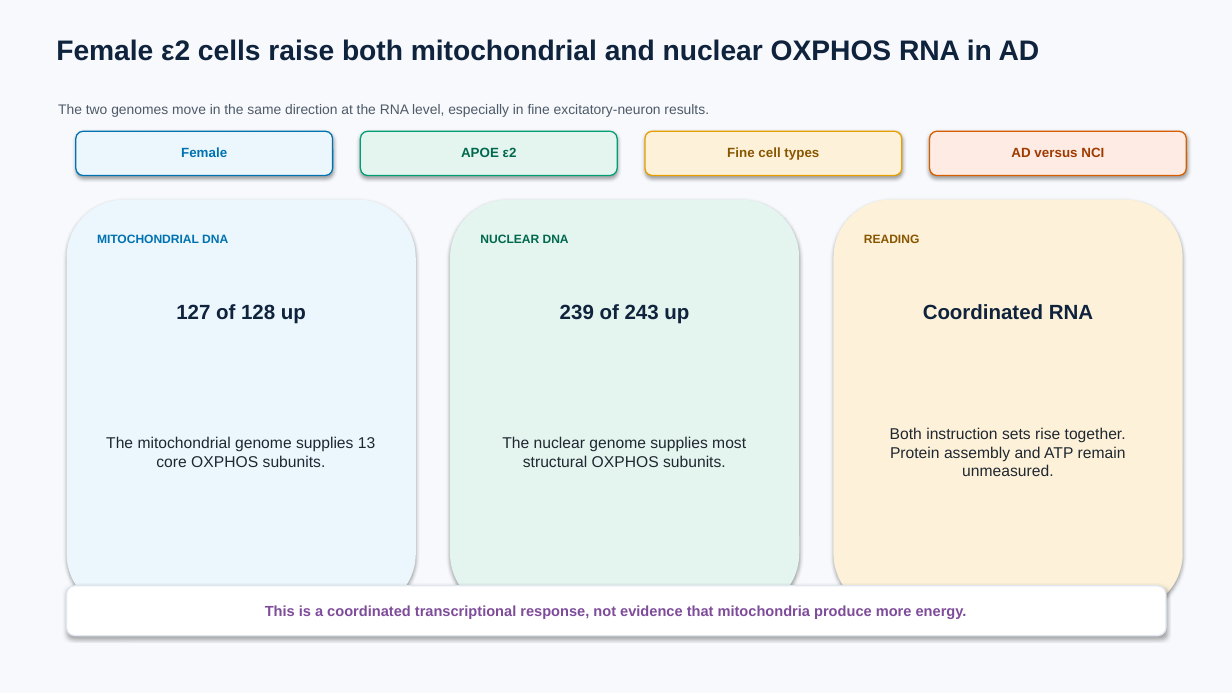
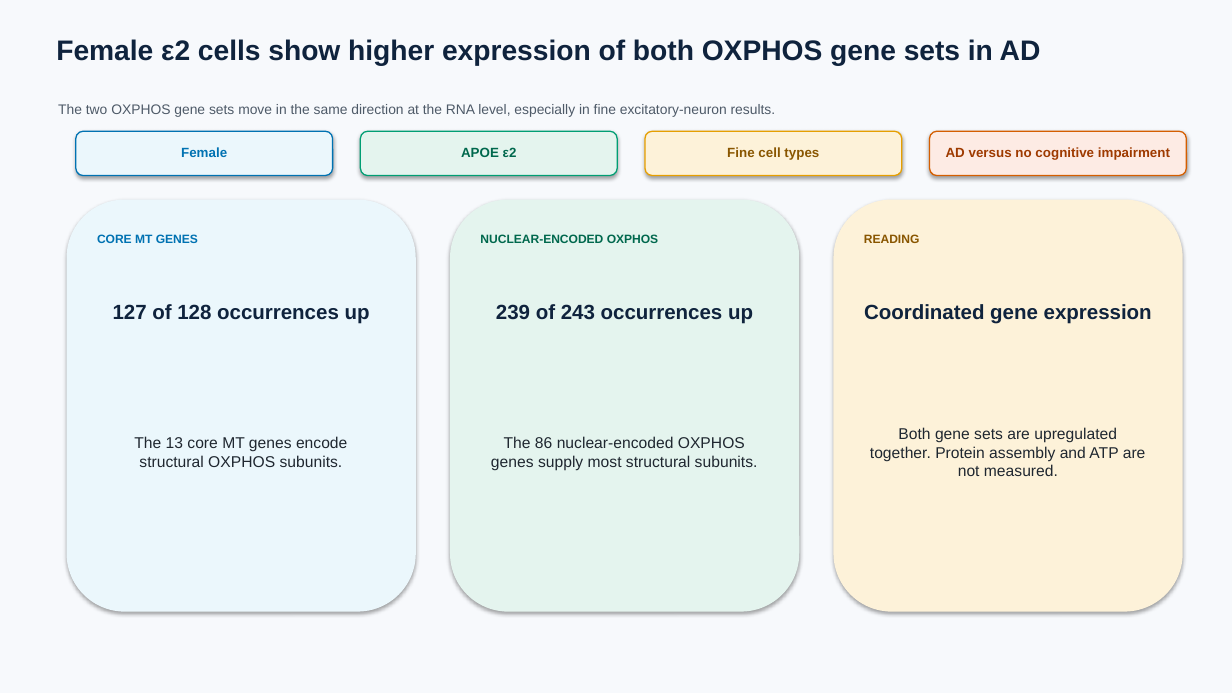
Before and after one commit to ericzhuang2010/alzheimer, a slide deck: slide 61 of docs/presentations/09162026/09162026_sex_apoe_kda_fine_broad.pptx (slide 57 before the commit). Drawn at 1232x693 pixels with LibreOffice and Linux fonts; fonts in the diff are those of the drawing. Boxes give left, top, right and bottom in pixels: in the first picture for what was removed or moved away, otherwise in the second. Text is boxed around its words. In the diff, an @@ line names an element or a change of style, - is before the commit and + after.

Commit message:
update slides

```diff
--- a/docs/presentations/09162026/09162026_sex_apoe_kda_fine_broad.pptx
+++ b/docs/presentations/09162026/09162026_sex_apoe_kda_fine_broad.pptx
@@ text at (x1=56, y1=39, x2=1041, y2=66): text changed @@
-Female ε2 cells raise both mitochondrial and nuclear OXPHOS RNA in AD
+Female ε2 cells show higher expression of both OXPHOS gene sets in AD
@@ text at (x1=58, y1=104, x2=776, y2=117): text changed @@
-The two genomes move in the same direction at the RNA level, especially in fine excitatory-neuron results.
+The two OXPHOS gene sets move in the same direction at the RNA level, especially in fine excitatory-neuron results.
@@ text at (x1=946, y1=147, x2=1170, y2=160): text changed @@
-AD versus NCI
+AD versus no cognitive impairment
@@ text at (x1=97, y1=234, x2=198, y2=246): text changed @@
-MITOCHONDRIAL DNA
+CORE MT GENES
@@ text at (x1=480, y1=234, x2=658, y2=243): text changed @@
-NUCLEAR DNA
+NUCLEAR-ENCODED OXPHOS
@@ text at (x1=113, y1=304, x2=370, y2=324): text changed @@
-127 of 128 up
+127 of 128 occurrences up
@@ text at (x1=496, y1=304, x2=753, y2=324): text changed @@
-239 of 243 up
+239 of 243 occurrences up
@@ text at (x1=864, y1=304, x2=1152, y2=324): text changed @@
-Coordinated RNA
+Coordinated gene expression
@@ text at (x1=134, y1=436, x2=347, y2=467): text changed @@
-The mitochondrial genome supplies 13 core OXPHOS subunits.
+The 13 core MT genes encode structural OXPHOS subunits.
@@ text at (x1=491, y1=436, x2=758, y2=470): text changed @@
-The nuclear genome supplies most structural OXPHOS subunits.
+The 86 nuclear-encoded OXPHOS genes supply most structural subunits.
@@ text at (x1=870, y1=427, x2=1146, y2=476): text changed @@
-Both instruction sets rise together. Protein assembly and ATP remain unmeasured.
+Both gene sets are upregulated together. Protein assembly and ATP are not measured.
@@ rounded rectangle removed at (x1=67, y1=586, x2=1166, y2=636) @@
@@ text removed at (x1=265, y1=605, x2=967, y2=619) @@
-This is a coordinated transcriptional response, not evidence that mitochondria produce more energy.
```
Also in this commit, not shown: 117 other slides changed, 7 slides added, 18 slides removed, 50 other files.
